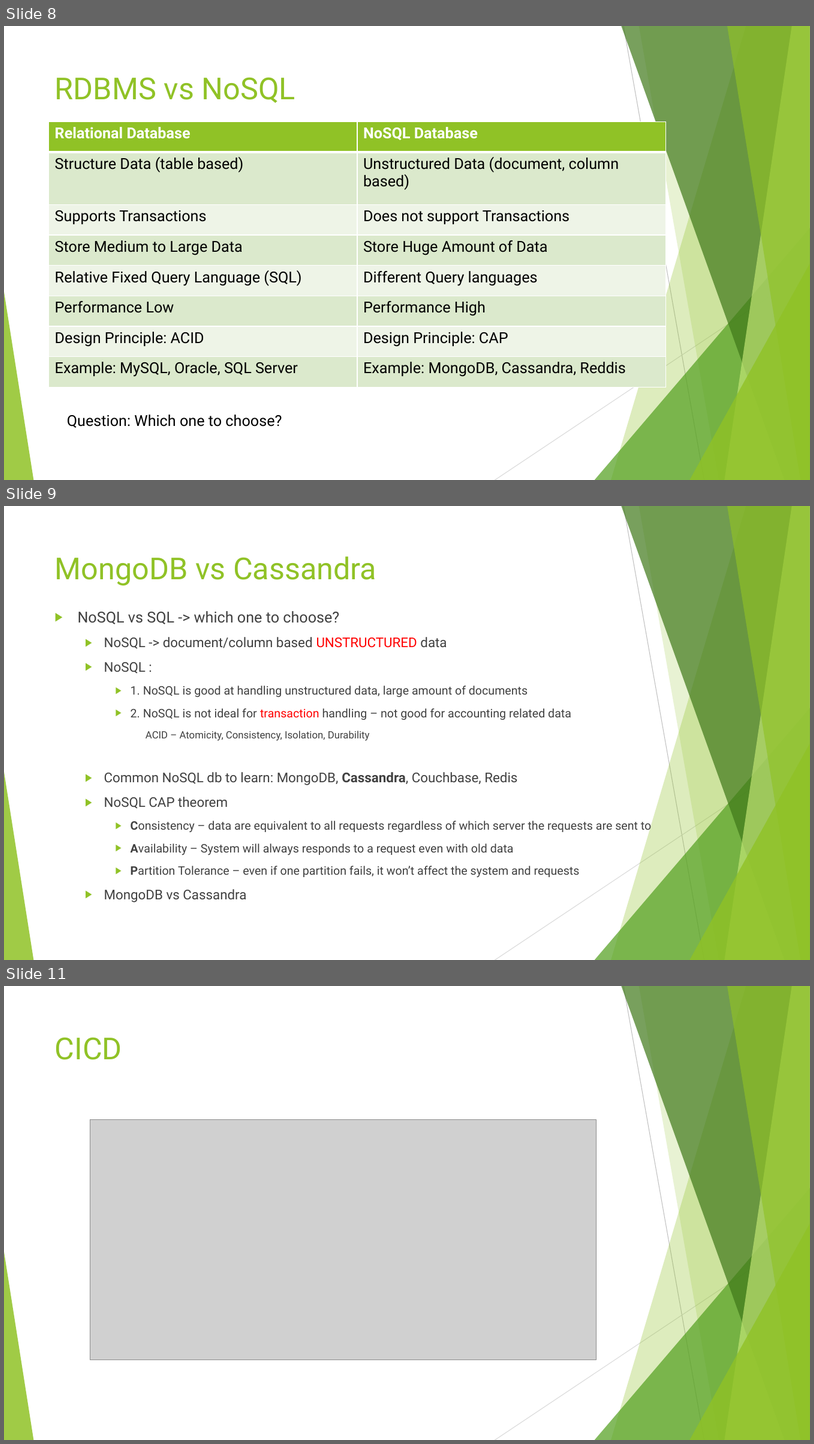
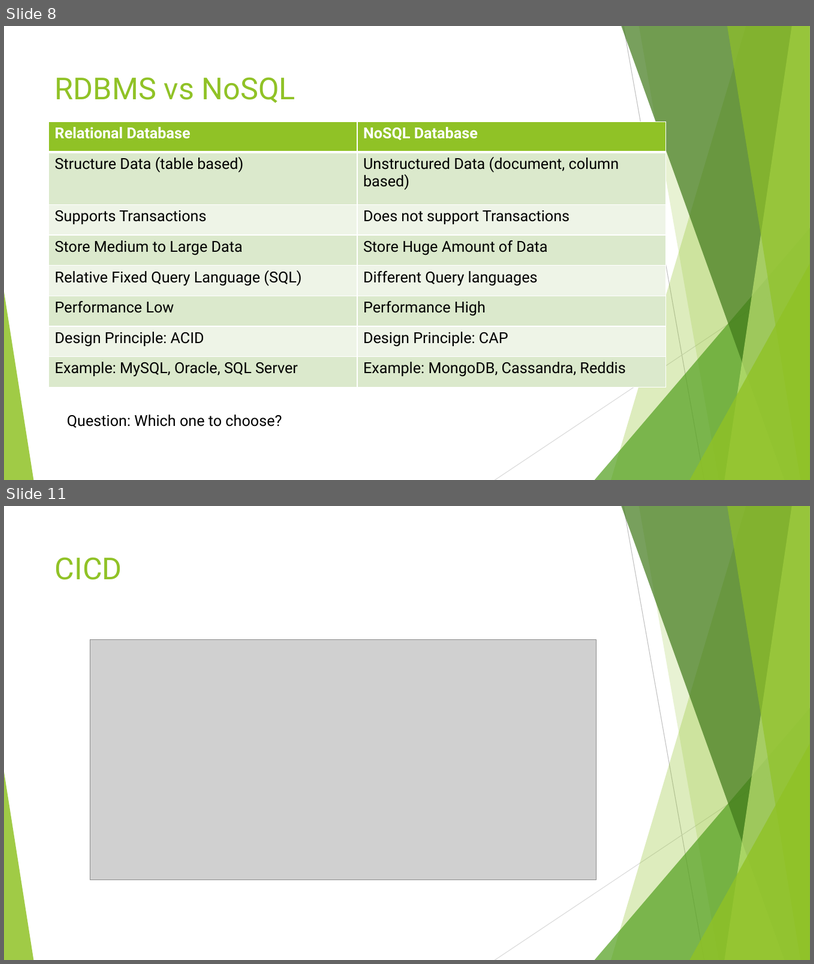
Before and after one commit to liqichen168/Course-May-2019, a slide deck: powerpoints/2_J2EE.pptx. Shown one above the other, each under a label of ours: slides 8, 9 and 11 before the commit, slides 8 and 11 after it; the slides between them are not shown. The pictures are 814x1444 and 814x964 pixels, drawn with LibreOffice and Linux fonts; fonts in the diff are those of the drawing; grey boxes stand for pictures. Boxes give left, top, right and bottom in pixels: in the first picture for what was removed or moved away, otherwise in the second. Text is boxed around its words. In the diff, an @@ line names an element or a change of style, - is before the commit and + after.

```diff
--- a/powerpoints/2_J2EE.pptx
+++ b/powerpoints/2_J2EE.pptx
@@ slide 9 removed at (4,506,810,960), background #FFFFFF; not listed: 10 template elements that a slide beside it also shows @@
@@ title removed at (55,556,377,586) @@
-MongoDB vs Cassandra
@@ text removed at (78,611,651,902) @@
-▶ NoSQL vs SQL -> which one to choose?
-  ▶ NoSQL -> document/column based UNSTRUCTURED data
-  ▶ NoSQL :
-    ▶ 1. NoSQL is good at handling unstructured data, large amount of documents
-    ▶ 2. NoSQL is not ideal for transaction handling – not good for accounting related data
-      ACID – Atomicity, Consistency, Isolation, Durability
-  ▶ Common NoSQL db to learn: MongoDB, Cassandra, Couchbase, Redis
-  ▶ NoSQL CAP theorem
-    ▶ Consistency – data are equivalent to all requests regardless of which server the requests are sent to
-    ▶ Availability – System will always responds to a request even with old data
-    ▶ Partition Tolerance – even if one partition fails, it won’t affect the system and requests
-  ▶ MongoDB vs Cassandra
```
Also in this commit, not shown: 3 slides changed, 2 slides added, 4 other slides removed, 3 other files.
